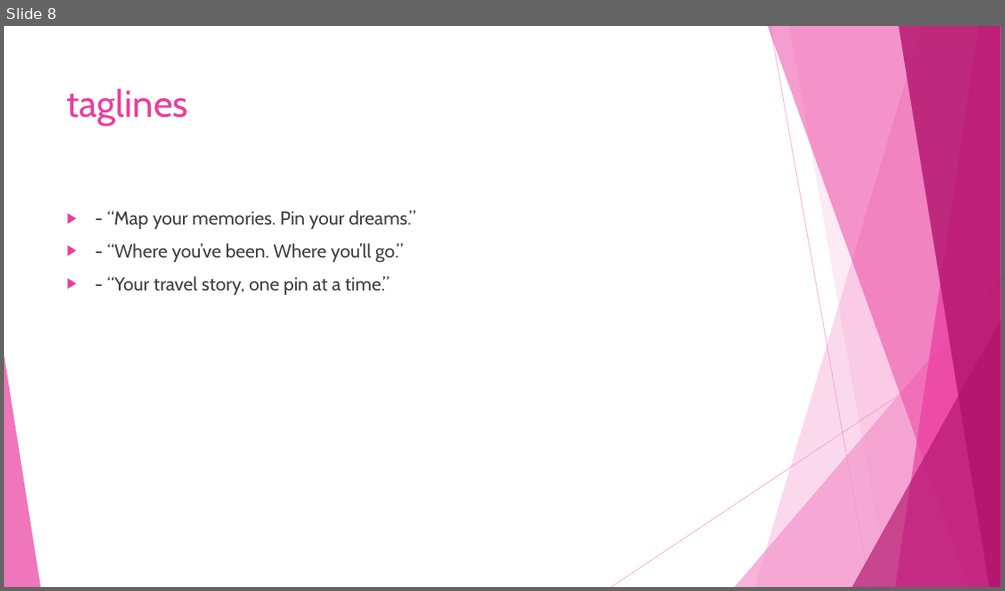
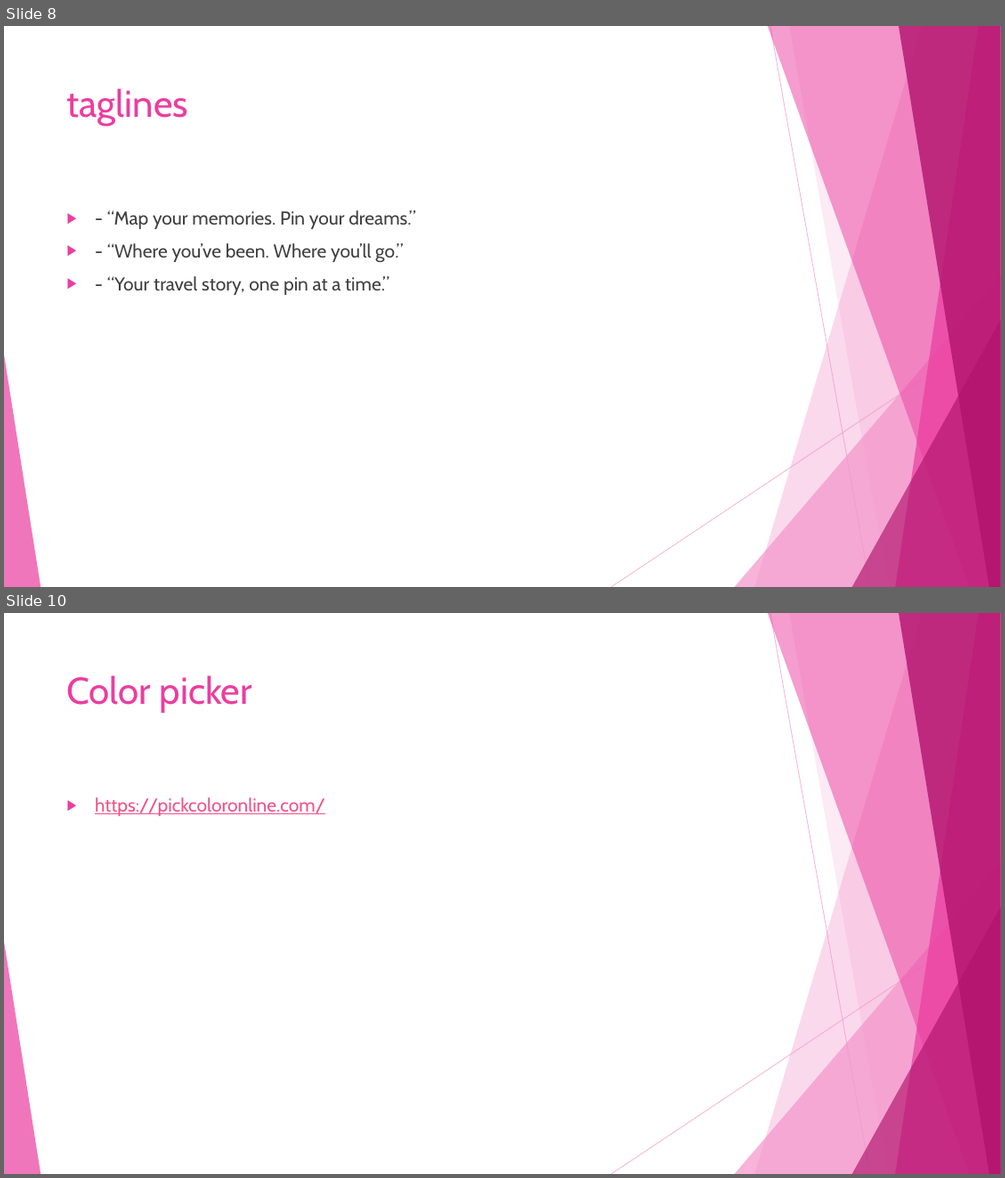
Before and after one commit to AshKatLuck/Markd, a slide deck: Markd.pptx. Shown one above the other, each under a label of ours: slide 8 before the commit, slides 8 and 10 after it; the slides between them are not shown. The pictures are 1005x591 and 1005x1178 pixels, drawn with LibreOffice and Linux fonts; fonts in the diff are those of the drawing. Boxes give left, top, right and bottom in pixels: in the first picture for what was removed or moved away, otherwise in the second. Text is boxed around its words. In the diff, an @@ line names an element or a change of style, - is before the commit and + after.

```diff
--- a/Markd.pptx
+++ b/Markd.pptx
@@ slide 10 added at [4,613,1001,1174], background #FFFFFF; not listed: 10 template elements that a slide beside it also shows @@
@@ title added at [67,675,252,713], 36 pt, text #EB3D9F @@
+Color picker
@@ text added at [95,797,325,816], 18 pt, text #EF5285, underline @@
+▶ https://pickcoloronline.com/
```
Also in this commit, not shown: 1 other slide added, 17 other files.
